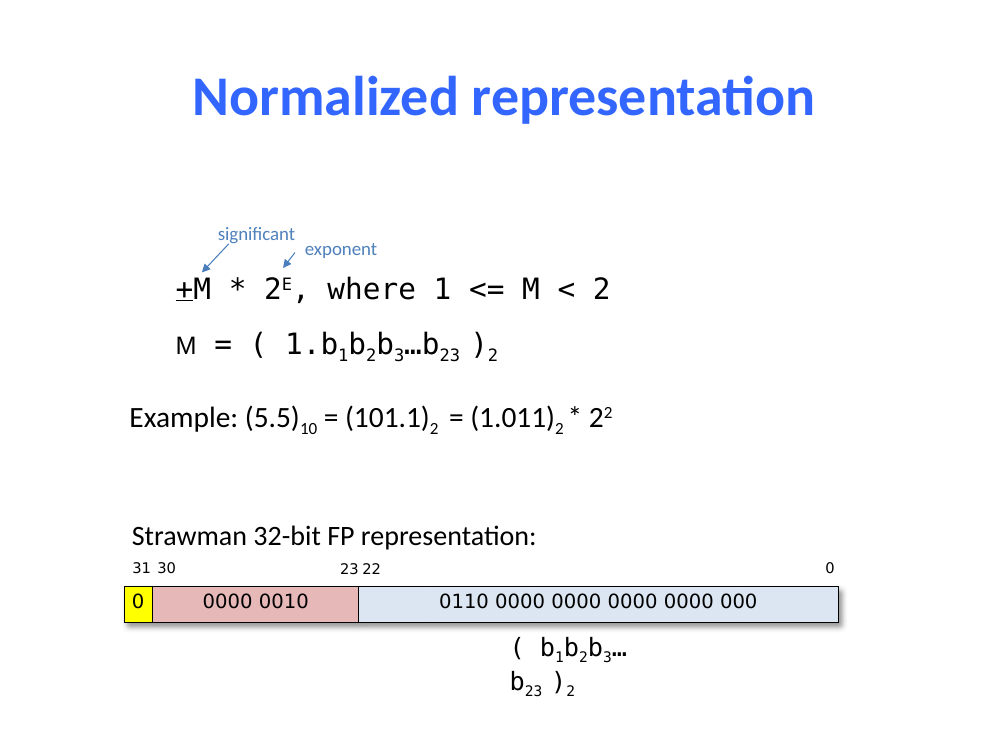
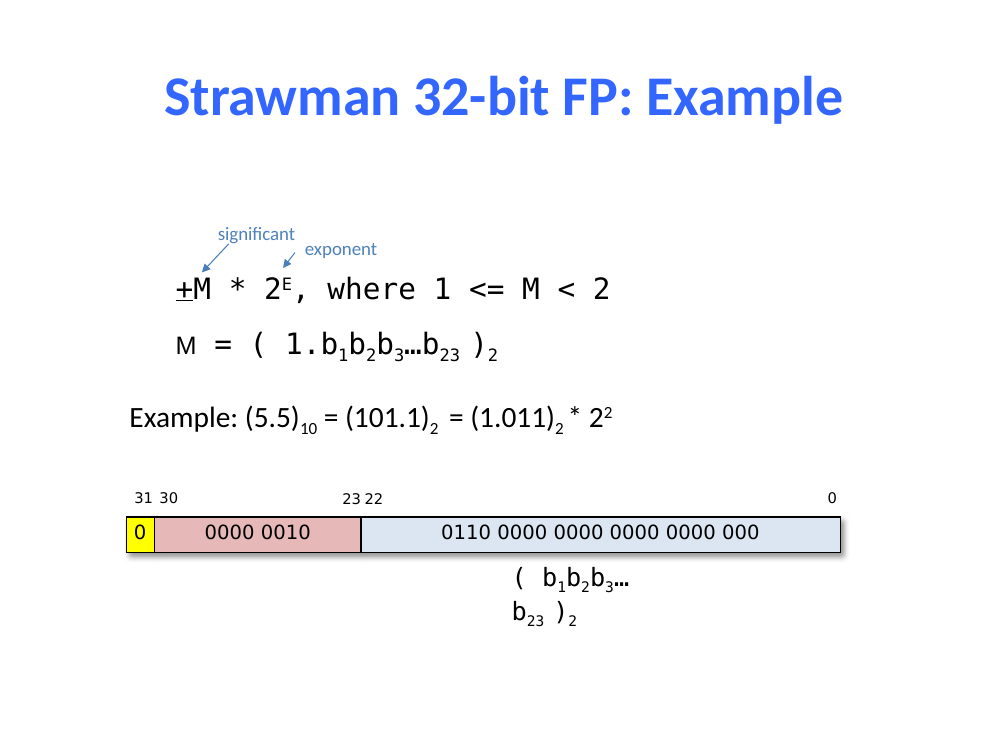
Before and after one commit to NYU-CSO/nyu-cso.github.io, a slide deck: slide 22 of notes/03-floats.pptx (slide 11 before the commit). Drawn at 1008x756 pixels with LibreOffice and Linux fonts; fonts in the diff are those of the drawing. Boxes give left, top, right and bottom in pixels: in the first picture for what was removed or moved away, otherwise in the second. Text is boxed around its words. In the diff, an @@ line names an element or a change of style, - is before the commit and + after.

```diff
--- a/notes/03-floats.pptx
+++ b/notes/03-floats.pptx
@@ title at (x1=164, y1=75, x2=843, y2=124): text changed @@
-Normalized representation
+Strawman 32-bit FP: Example
@@ 6 texts, 1 table moved together from (x1=124, y1=562, x2=838, y2=662) to (x1=126, y1=492, x2=840, y2=592) @@
@@ text removed at (x1=132, y1=525, x2=537, y2=550) @@
-Strawman 32-bit FP representation:
```
Also in this commit, not shown: 8 other slides changed, 12 slides added, 2 slides removed, 1 other file.
